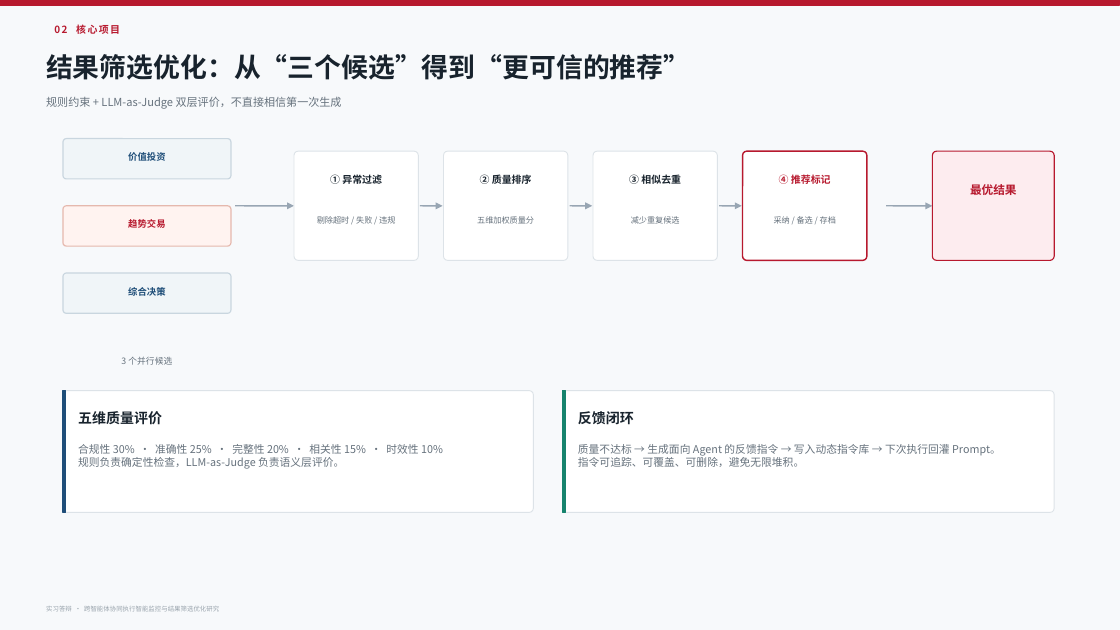
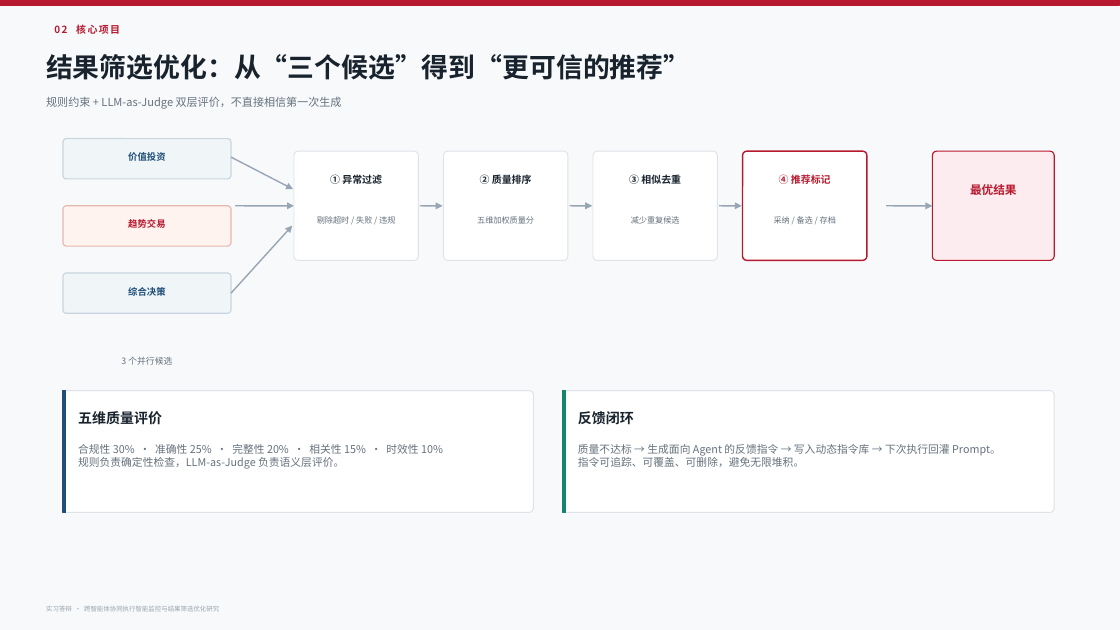
Before and after one commit to xiejiani1207/AgentCoMonitor, a slide deck: slide 6 of docs/实习答辩PPT_AgentCoMonitor_真实项目版_V2.1.pptx. Drawn at 1120x630 pixels with LibreOffice and Linux fonts; fonts in the diff are those of the drawing. Boxes give left, top, right and bottom in pixels: in the first picture for what was removed or moved away, otherwise in the second. Text is boxed around its words. In the diff, an @@ line names an element or a change of style, - is before the commit and + after.

```diff
--- a/docs/实习答辩PPT_AgentCoMonitor_真实项目版_V2.1.pptx
+++ b/docs/实习答辩PPT_AgentCoMonitor_真实项目版_V2.1.pptx
@@ arrow added from (231, 157) to (293, 189), #98A6B3 1.2 pt @@
@@ arrow added from (231, 293) to (292, 226), #98A6B3 1.2 pt @@
```
Also in this commit, not shown: 8 other slides changed, 5 other files.
